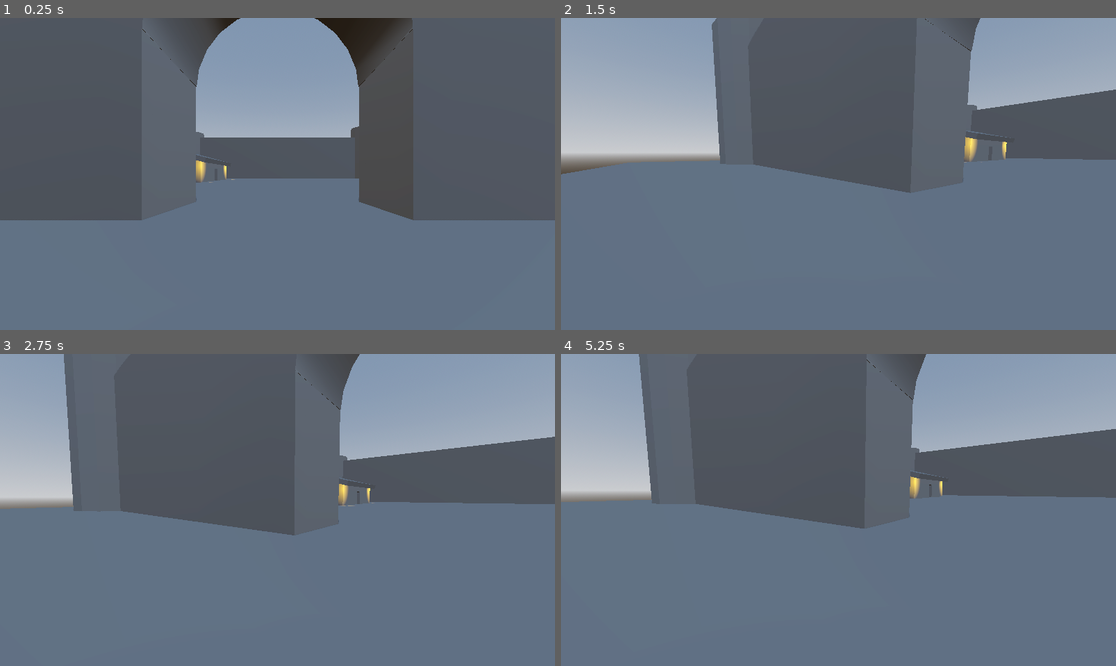
Above: before the commit, frames 1-4 (two rows, left to right).
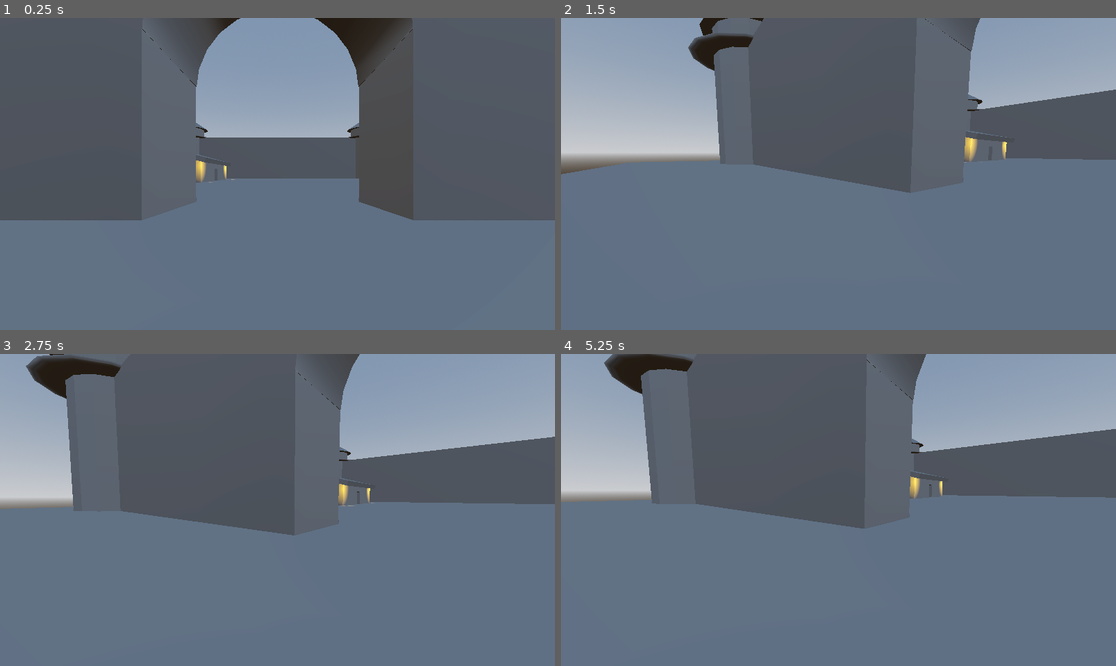
Above: after the commit, the same moments.

Repository: BreadedBread1/lc-first-3d-game
Game: Godot game, scene res://Scenes/Levels/level_01.tscn
The game is run twice, just before and just after one commit, with the same random seed, the same clock (stepped at 60 frames per second) and the same inputs.
Inputs (mouse positions are in pixels of both pictures, inside the frame that each line leads up to):
- Up to frame 1 (0.25 s): no input
- Up to frame 2 (1.5 s): tap Enter (ui_accept) at 0.5, 0.77, 1.25 s; move the mouse to (960, 158) at 0.52 s; hold Right (ui_right) 0.53-1.28 s; tap Shift (sprint) at 0.6, 1.35 s; click (960, 158) at 0.67 s; move the mouse to (810, 174) at 1.27 s; hold Up (ui_up) from 1.28 s (still down)
- Up to frame 3 (2.75 s): keep holding Up (ui_up); tap Enter (ui_accept) at 1.52, 2 s; move the mouse to (288, 503) at 2.02 s; tap Shift (sprint) at 2.1 s
- Up to frame 4 (5.25 s): keep holding Up (ui_up); tap Enter (ui_accept) at 2.75, 3.02, 3.5, 3.77, 4.25, 4.52 s; move the mouse to (832, 516) at 2.77 s; tap Shift (sprint) every 0.75 s from 2.85 to 5.1 s; click (832, 516) at 2.92 s; move the mouse to (877, 513) at 3.52 s; move the mouse to (794, 506) at 4.27 s; move the mouse to (844, 510) at 5.02 s; click (844, 510) at 5.17 s

The runs differ from the first frame. In frame 1, less than 0.1% of the frame differs, in the area x 35-65%, y 33-39%; in frame 2, 0.9%; in frame 3, 1.2%, in the area x 4-67%, y 0-48%; in frame 4, 1.1%.

Commit message:
3rd Commit (before Brackey's)

Diff:
--- a/Scenes/Levels/level_01.tscn
+++ b/Scenes/Levels/level_01.tscn
@@ -36,15 +36,15 @@
 
 [node name="Wall" type="CSGBox3D" parent="CSGCombiner3D" unique_id=1725280957]
 transform = Transform3D(1, 0, 0, 0, 1, 0, 0, 0, 1, 0, 0, 36)
-size = Vector3(60.5, 32, 5)
+size = Vector3(61.5, 32, 5)
 
 [node name="Wall2" type="CSGBox3D" parent="CSGCombiner3D" unique_id=564652975]
 transform = Transform3D(-4.371139e-08, 0, -1, 0, 1, 0, 1, 0, -4.371139e-08, 36, 0, 0)
-size = Vector3(60.5, 32, 5)
+size = Vector3(61.5, 32, 5)
 
 [node name="Wall3" type="CSGBox3D" parent="CSGCombiner3D" unique_id=1241078054]
 transform = Transform3D(-4.371139e-08, 0, -1, 0, 1, 0, 1, 0, -4.371139e-08, -36, 0, 0)
-size = Vector3(60.5, 32, 5)
+size = Vector3(61.5, 32, 5)
 
 [node name="GateWall" type="CSGBox3D" parent="CSGCombiner3D" unique_id=1321127282]
 transform = Transform3D(1, 0, 0, 0, 1, 0, 0, 0, 1, 0, 0, -36)
@@ -165,31 +165,87 @@
 
 [node name="Turret1" type="CSGPolygon3D" parent="CSGCombiner3D/Turrets" unique_id=880702030]
 transform = Transform3D(-4.371139e-08, 0, -1, 0, 1, 0, 1, 0, -4.371139e-08, 36, 0, -36)
-polygon = PackedVector2Array(5, 0, 5, 20, 6, 20, 6, 0)
-mode = 1
-spin_degrees = 360.0
-spin_sides = 16
+use_collision = true
+polygon = PackedVector2Array(5, 0, 5, 20, 6, 20, 6, 0)
+mode = 1
+spin_degrees = 360.0
+spin_sides = 16
+
+[node name="Platform1" type="CSGTorus3D" parent="CSGCombiner3D/Turrets/Turret1" unique_id=1411900140]
+transform = Transform3D(1, 0, 0, 0, 0.1, 0, 0, 0, 1, 0, 16, 0)
+inner_radius = 5.0
+outer_radius = 9.0
+sides = 16
+
+[node name="Cone1" type="CSGCylinder3D" parent="CSGCombiner3D/Turrets/Turret1" unique_id=1539805325]
+transform = Transform3D(1, 0, 0, 0, 1, 0, 0, 0, 1, 0, 22, 0)
+radius = 7.5
+height = 5.0
+sides = 16
+cone = true
 
 [node name="Turret2" type="CSGPolygon3D" parent="CSGCombiner3D/Turrets" unique_id=624365656]
 transform = Transform3D(-4.371139e-08, 0, -1, 0, 1, 0, 1, 0, -4.371139e-08, -36, 0, -36)
-polygon = PackedVector2Array(5, 0, 5, 20, 6, 20, 6, 0)
-mode = 1
-spin_degrees = 360.0
-spin_sides = 16
+use_collision = true
+polygon = PackedVector2Array(5, 0, 5, 20, 6, 20, 6, 0)
+mode = 1
+spin_degrees = 360.0
+spin_sides = 16
+
+[node name="Platform2" type="CSGTorus3D" parent="CSGCombiner3D/Turrets/Turret2" unique_id=1435103566]
+transform = Transform3D(1, 0, 0, 0, 0.1, 0, 0, 0, 1, 0, 16, 0)
+inner_radius = 5.0
+outer_radius = 9.0
+sides = 16
+
+[node name="Cone2" type="CSGCylinder3D" parent="CSGCombiner3D/Turrets/Turret2" unique_id=272795338]
+transform = Transform3D(1, 0, 0, 0, 1, 0, 0, 0, 1, 0, 22, 0)
+radius = 7.5
+height = 5.0
+sides = 16
+cone = true
 
 [node name="Turret3" type="CSGPolygon3D" parent="CSGCombiner3D/Turrets" unique_id=378393625]
 transform = Transform3D(-4.371139e-08, 0, -1, 0, 1, 0, 1, 0, -4.371139e-08, -36, 0, 36)
-polygon = PackedVector2Array(5, 0, 5, 20, 6, 20, 6, 0)
-mode = 1
-spin_degrees = 360.0
-spin_sides = 16
+use_collision = true
+polygon = PackedVector2Array(5, 0, 5, 20, 6, 20, 6, 0)
+mode = 1
+spin_degrees = 360.0
+spin_sides = 16
+
+[node name="Platform3" type="CSGTorus3D" parent="CSGCombiner3D/Turrets/Turret3" unique_id=1292655719]
+transform = Transform3D(1, 0, 0, 0, 0.1, 0, 0, 0, 1, 0, 16, 0)
+inner_radius = 5.0
+outer_radius = 9.0
+sides = 16
+
+[node name="Cone3" type="CSGCylinder3D" parent="CSGCombiner3D/Turrets/Turret3" unique_id=720458237]
+transform = Transform3D(1, 0, 0, 0, 1, 0, 0, 0, 1, 0, 22, 0)
+radius = 7.5
+height = 5.0
+sides = 16
+cone = true
 
 [node name="Turret4" type="CSGPolygon3D" parent="CSGCombiner3D/Turrets" unique_id=1315983862]
-transform = Transform3D(-4.371139e-08, 0, -1, 0, 1, 0, 1, 0, -4.371139e-08, 36, -2, 36)
-polygon = PackedVector2Array(5, 0, 5, 20, 6, 20, 6, 0)
-mode = 1
-spin_degrees = 360.0
-spin_sides = 16
+transform = Transform3D(-4.371139e-08, 0, -1, 0, 1, 0, 1, 0, -4.371139e-08, 36, 0, 36)
+use_collision = true
+polygon = PackedVector2Array(5, 0, 5, 20, 6, 20, 6, 0)
+mode = 1
+spin_degrees = 360.0
+spin_sides = 16
+
+[node name="Platform4" type="CSGTorus3D" parent="CSGCombiner3D/Turrets/Turret4" unique_id=25899275]
+transform = Transform3D(1, 0, 0, 0, 0.1, 0, 0, 0, 1, 3.8146973e-06, 16, 0)
+inner_radius = 5.0
+outer_radius = 9.0
+sides = 16
+
+[node name="Cone4" type="CSGCylinder3D" parent="CSGCombiner3D/Turrets/Turret4" unique_id=1492057151]
+transform = Transform3D(1, 0, 0, 0, 1, 0, 0, 0, 1, 3.8146973e-06, 22, 0)
+radius = 7.5
+height = 5.0
+sides = 16
+cone = true
 
 [node name="ProtoController" parent="." unique_id=1455429052 instance=ExtResource("1_l0dwn")]
 transform = Transform3D(-1, 0, -1.509958e-07, 0, 1, 0, 1.509958e-07, 0, -1, 0, 0.11, -46)
